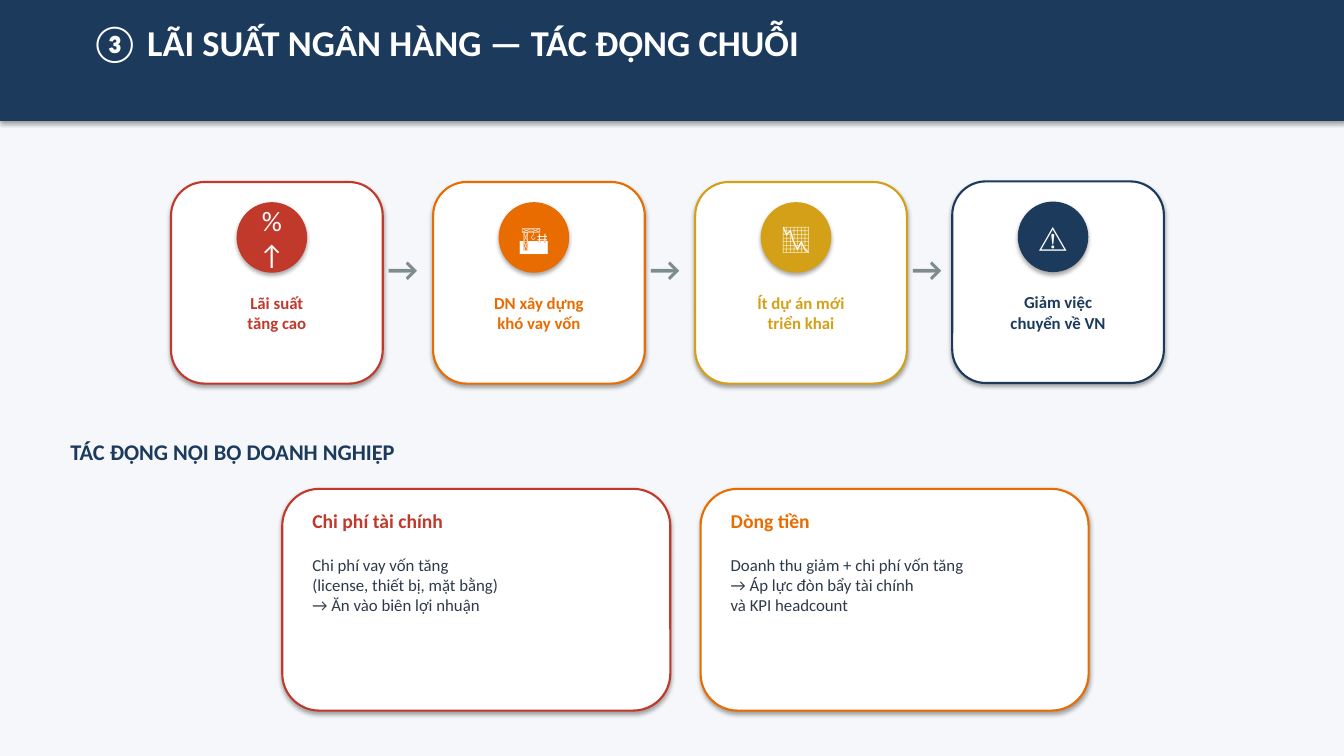
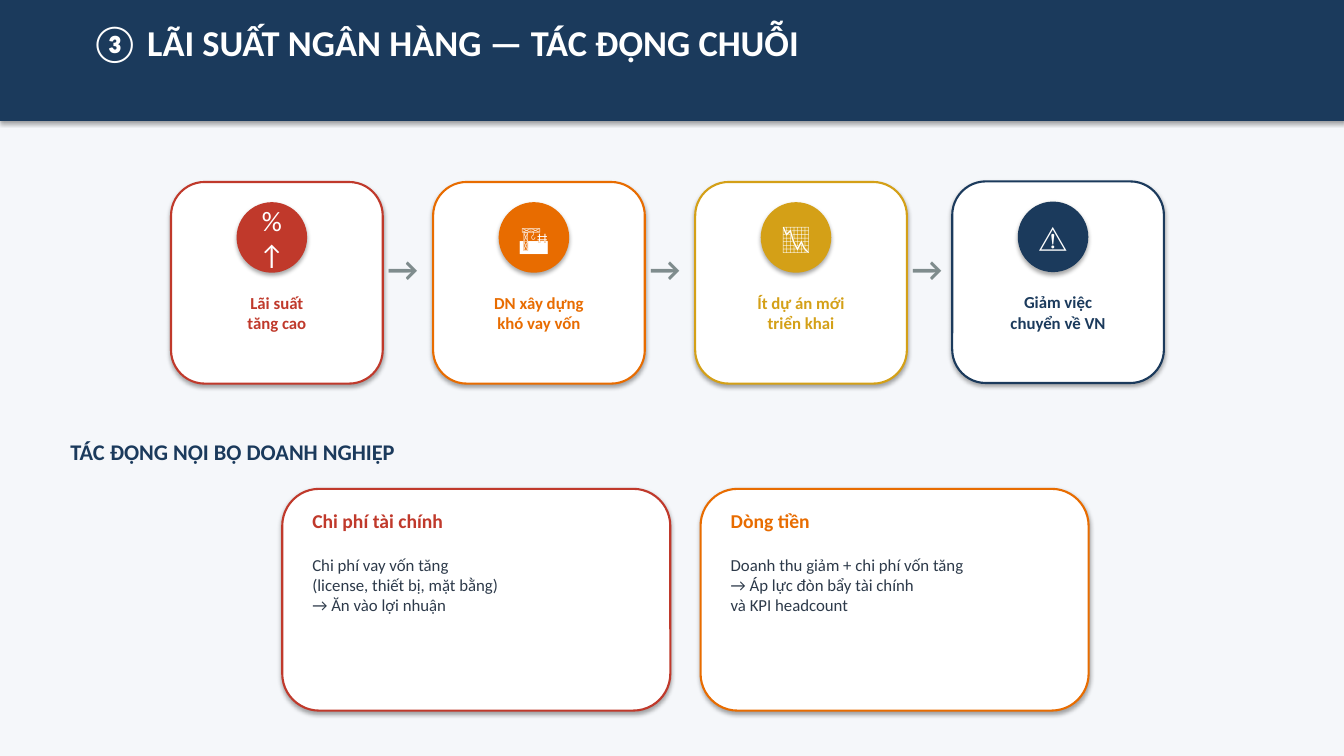
Before and after one commit to nhandanhhuynh/MBA-Knowledge-Vault, a slide deck: slide 6 of 01_Courses/01_Active/00_BSKT/01_Quan Tri Hoc/07_AI-Workspace/Outputs/thuyet-trinh-bien-dong-gia.pptx. Drawn at 1344x756 pixels with LibreOffice and Linux fonts; fonts in the diff are those of the drawing. Boxes give left, top, right and bottom in pixels: in the first picture for what was removed or moved away, otherwise in the second. Text is boxed around its words. In the diff, an @@ line names an element or a change of style, - is before the commit and + after.

```diff
--- a/01_Courses/01_Active/00_BSKT/01_Quan Tri Hoc/07_AI-Workspace/Outputs/thuyet-trinh-bien-dong-gia.pptx
+++ b/01_Courses/01_Active/00_BSKT/01_Quan Tri Hoc/07_AI-Workspace/Outputs/thuyet-trinh-bien-dong-gia.pptx
@@ text at (x1=312, y1=558, x2=498, y2=614): text changed @@
-Chi phí vay vốn tăng
-(license, thiết bị, mặt bằng)
-→ Ăn vào biên lợi nhuận
+Chi phí vay vốn tăng
+(license, thiết bị, mặt bằng)
+→ Ăn vào lợi nhuận
```
Also in this commit, not shown: 1 other slide changed, 1 other file.
